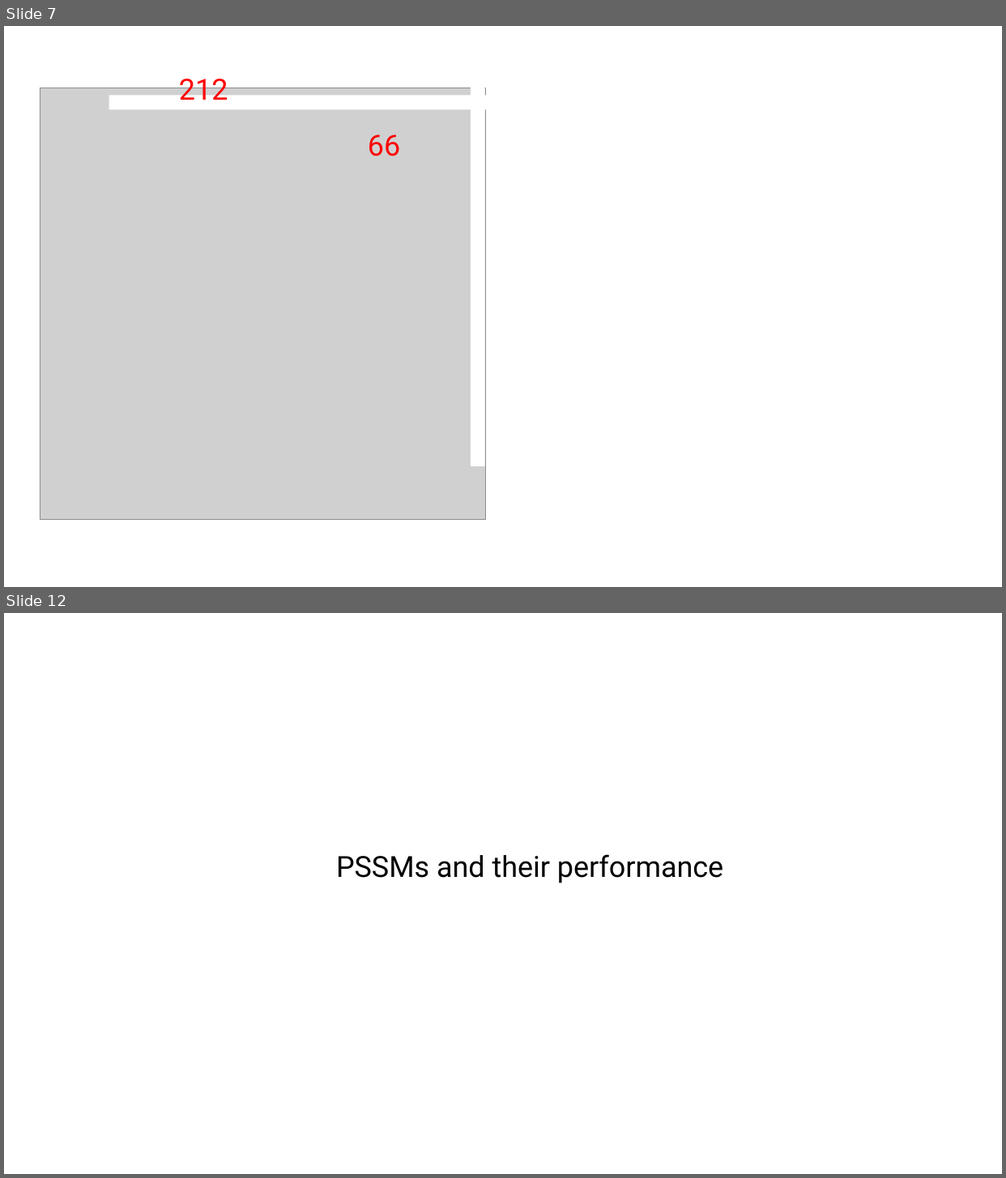
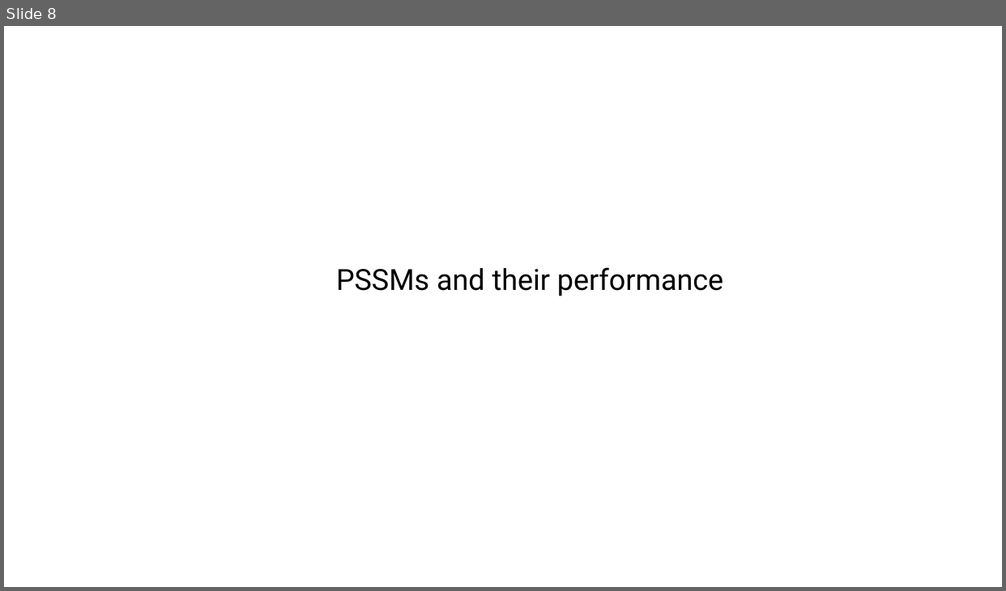
Before and after one commit to jacksonh1/lir_screen_pssm, a slide deck: reports/results-ongoing.pptx. Shown one above the other, each under a label of ours: slides 7 and 12 before the commit, slide 8 after it; the slides between them are not shown. The pictures are 1006x1178 and 1006x591 pixels, drawn with LibreOffice and Linux fonts; fonts in the diff are those of the drawing; grey boxes stand for pictures. Boxes give left, top, right and bottom in pixels: in the first picture for what was removed or moved away, otherwise in the second. Text is boxed around its words. In the diff, an @@ line names an element or a change of style, - is before the commit and + after.

```diff
--- a/reports/results-ongoing.pptx
+++ b/reports/results-ongoing.pptx
@@ slide 7 removed at box(4, 26, 1002, 587), background #FFFFFF @@
@@ picture removed at box(40, 88, 485, 520) @@
@@ rectangle removed at box(108, 96, 488, 110) @@
@@ text removed at box(179, 79, 228, 100) @@
-212
@@ rectangle removed at box(471, 87, 484, 466) @@
@@ text removed at box(368, 135, 400, 156) @@
-66
@@ what was slide 12 is now slide 8 @@
```
Also in this commit, not shown: 5 slides changed, 4 slides added, 10 other slides removed, 3 other files.
